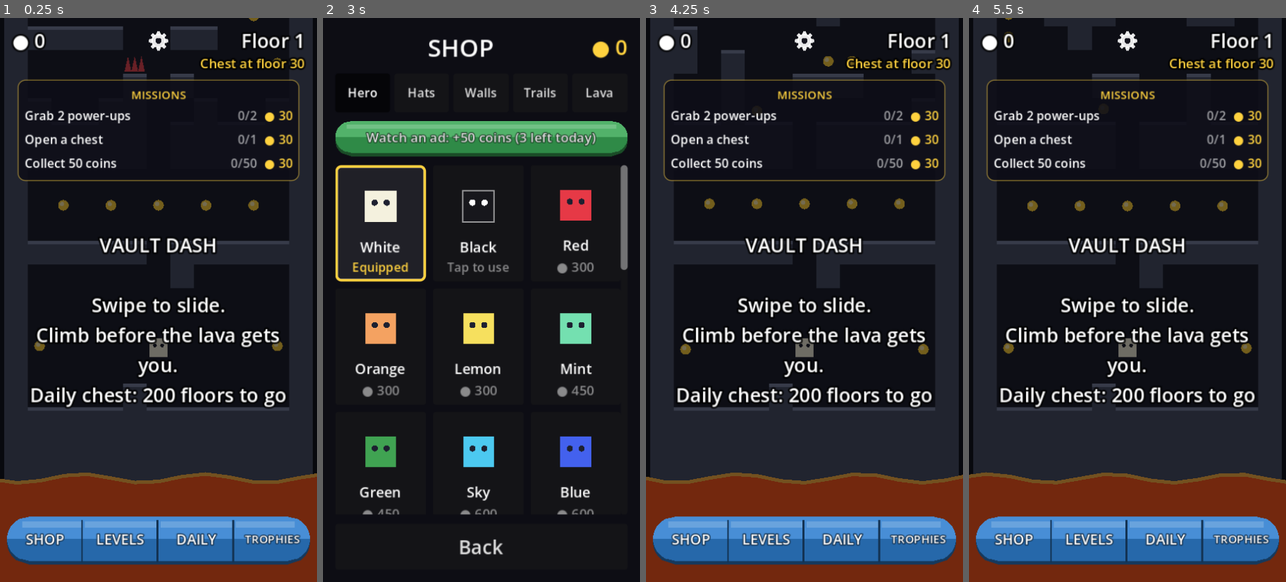
Above: before the commit, frames 1-4 (left to right).
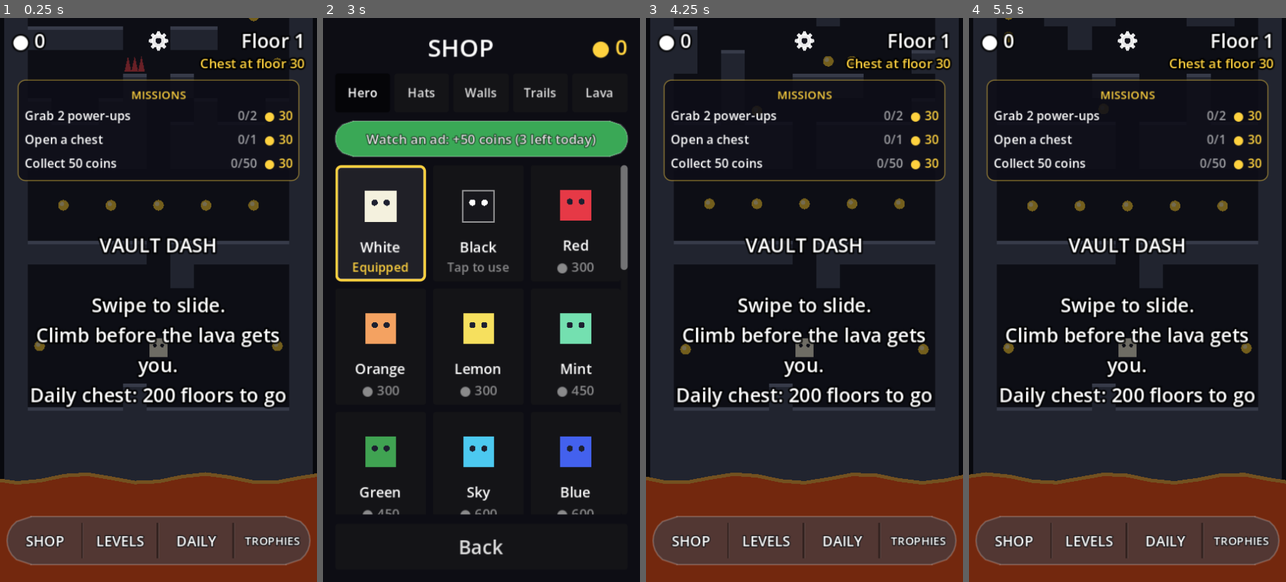
Above: after the commit, the same moments.

Repository: erelcaferm/vault-dash
Game: Godot game, scene res://scenes/main.tscn
Same seed, same stepped clock (60 frames per second), same inputs: the game is played once before the commit and once after it.
Inputs (mouse positions are in pixels of both pictures, inside the frame that each line leads up to):
- Up to frame 1 (0.25 s): no input
- Up to frame 2 (3 s): click (481, 113) at 0.52 s; click (481, 142) at 1.27 s; click (481, 164) at 2.02 s; click "SHOP" at 2.75 s
- Up to frame 3 (4.25 s): click "LEVELS" at 3.5 s
- Up to frame 4 (5.5 s): click "DAILY" at 4.25 s; click "ENDLESS" at 5 s

The runs differ from the first frame. In frame 1, 8.0% of the frame differs, in the area x 2-98%, y 88-97%; in frame 2, 3.9%; in frame 3, 8.0%; in frame 4, 8.0%.

Commit message:
Bottom pill bar: see-through grey, no shine
Co-Authored-By: Claude Opus 5.5 (1M context) <noreply@anthropic.com>
Claude-Session: https://claude.ai/code/session_012HmKL1m49VtDJvmPDdVVsr

Diff:
--- a/scripts/main.gd
+++ b/scripts/main.gd
@@ -11,7 +11,7 @@
 const PillStyle := preload("res://scripts/pill_style.gd")
 const Ads := preload("res://scripts/ads.gd")
 ## The bottom bars are one pill split into buttons, all this colour.
-const BAR_COLOR := Color("2f7fd0")
+const BAR_COLOR := Color(0.24, 0.25, 0.29, 0.62)
 const Achievements := preload("res://scripts/achievements.gd")
 const AchievementsScreen := preload("res://scripts/achievements_screen.gd")
 const Sfx := preload("res://scripts/sfx.gd")
@@ -1291,8 +1291,8 @@
 	ad_bar.add_theme_constant_override("separation", 0)
 	ad_bar.visible = false
 	hud.add_child(ad_bar)
-	ad_revive_button = _bar_button(ad_bar, "FREE REVIVE", ad_revive, Color("3aa856"))
-	ad_double_button = _bar_button(ad_bar, "2x COINS", ad_double_coins, Color("3aa856"))
+	ad_revive_button = _bar_button(ad_bar, "FREE REVIVE", ad_revive, Color(0.23, 0.66, 0.34, 0.6))
+	ad_double_button = _bar_button(ad_bar, "2x COINS", ad_double_coins, Color(0.23, 0.66, 0.34, 0.6))
 	for b in [ad_revive_button, ad_double_button]:
 		b.add_theme_font_size_override("font_size", 14)
 		b.clip_text = false
@@ -1495,7 +1495,7 @@
 	b.visibility_changed.connect(_style_bar.bind(bar))
 	for key in ["font_color", "font_hover_color", "font_pressed_color", "font_focus_color", "font_hover_pressed_color"]:
 		b.add_theme_color_override(key, Color.WHITE)
-	b.add_theme_color_override("font_outline_color", color.darkened(0.65))
+	b.add_theme_color_override("font_outline_color", Color(color.darkened(0.7), 0.9))
 	b.add_theme_constant_override("outline_size", 5)
 	b.size_flags_horizontal = Control.SIZE_EXPAND_FILL
 	b.size_flags_stretch_ratio = 1.0
--- a/scripts/pill_style.gd
+++ b/scripts/pill_style.gd
@@ -2,8 +2,8 @@
 ## One segment of a pill-shaped button bar: the whole bar reads as a single
 ## capsule, and each button is a slice of it, split from its neighbour by an
 ## indented line. `round_left` / `round_right` give the end segments their
-## rounded caps (a lone button gets both). The face has a lighter top half,
-## a darker bottom half and a thick lip underneath. `glow` (0..1) draws a
+## rounded caps (a lone button gets both). The fill is see-through, with a
+## thin light rim. `glow` (0..1) draws a
 ## pulsing gold halo, used by the shop button when there are new items.
 
 var color := Color("3a7bd5")
@@ -13,8 +13,6 @@
 var round_right := true
 var divider := false             # draw the indent on the right edge
 
-const LIP := 4.0
-
 
 func _init(base := Color("3a7bd5"), is_pressed := false) -> void:
 	color = base
@@ -22,38 +20,37 @@
 	content_margin_left = 8
 	content_margin_right = 8
 	content_margin_top = 2
-	content_margin_bottom = LIP + 2
+	content_margin_bottom = 2
 
 
 func _draw(to_canvas_item: RID, rect: Rect2) -> void:
 	var rs := RenderingServer
-	var face := Rect2(rect.position, rect.size - Vector2(0, LIP))
+	var face := rect
 	if glow > 0.0:
 		for i in 3:
 			var grow := 3.0 + i * 3.0
 			rs.canvas_item_add_polygon(to_canvas_item, _shape(face.grow(grow), 0.0, 1.0),
 					PackedColorArray([Color(1.0, 0.82, 0.25, glow * (0.4 - i * 0.12))]))
-	# Lip, then the two halves of the face; pressed segments sink into the lip.
-	rs.canvas_item_add_polygon(to_canvas_item, _shape(Rect2(face.position + Vector2(0, LIP), face.size), 0.0, 1.0),
-			PackedColorArray([color.darkened(0.55)]))
-	if pressed:
-		face.position.y += LIP - 1.0
-	var tint := color.darkened(0.12) if pressed else color
-	rs.canvas_item_add_polygon(to_canvas_item, _shape(face, 0.5, 1.0), PackedColorArray([tint.darkened(0.18)]))
-	rs.canvas_item_add_polygon(to_canvas_item, _shape(face, 0.0, 0.5), PackedColorArray([tint.lightened(0.12)]))
-	# A soft shine along the top.
-	var pad_l := face.size.y * 0.35 if round_left else 2.0
-	var pad_r := face.size.y * 0.35 if round_right else 2.0
-	var shine := Rect2(face.position + Vector2(pad_l, face.size.y * 0.1), Vector2(face.size.x - pad_l - pad_r, face.size.y * 0.14))
-	if shine.size.x > 0.0:
-		rs.canvas_item_add_rect(to_canvas_item, shine, Color(1, 1, 1, 0.18))
+	# A see-through fill (brighter while pressed) with a thin light rim.
+	var fill := Color(color, minf(color.a + 0.2, 1.0)).lightened(0.15) if pressed else color
+	var points := _shape(face, 0.0, 1.0)
+	rs.canvas_item_add_polygon(to_canvas_item, points, PackedColorArray([fill]))
+	# The rim runs along the top, bottom and rounded caps, not across the joins.
+	var half := points.size() / 2
+	var rim := PackedColorArray([Color(1, 1, 1, 0.22)])
+	if round_right:
+		rs.canvas_item_add_polyline(to_canvas_item, points.slice(0, half), rim, 1.5, true)
+	if round_left:
+		rs.canvas_item_add_polyline(to_canvas_item, points.slice(half), rim, 1.5, true)
+	rs.canvas_item_add_line(to_canvas_item, points[points.size() - 1], points[0], rim[0], 1.5)
+	rs.canvas_item_add_line(to_canvas_item, points[half - 1], points[half], rim[0], 1.5)
 	# The indent between this button and the next one.
 	if divider:
 		var x := rect.end.x
-		var y0 := rect.position.y + 4.0
-		var y1 := rect.end.y - 2.0
-		rs.canvas_item_add_line(to_canvas_item, Vector2(x - 1.0, y0), Vector2(x - 1.0, y1), color.darkened(0.6), 2.0)
-		rs.canvas_item_add_line(to_canvas_item, Vector2(x + 0.5, y0), Vector2(x + 0.5, y1), Color(color.lightened(0.35), 0.5), 1.0)
+		var y0 := rect.position.y + 7.0
+		var y1 := rect.end.y - 7.0
+		rs.canvas_item_add_line(to_canvas_item, Vector2(x - 1.0, y0), Vector2(x - 1.0, y1), Color(0, 0, 0, 0.35), 2.0)
+		rs.canvas_item_add_line(to_canvas_item, Vector2(x + 0.5, y0), Vector2(x + 0.5, y1), Color(1, 1, 1, 0.18), 1.0)
 
 
 ## The slice of the segment filling `r` between the fractions `top` and
